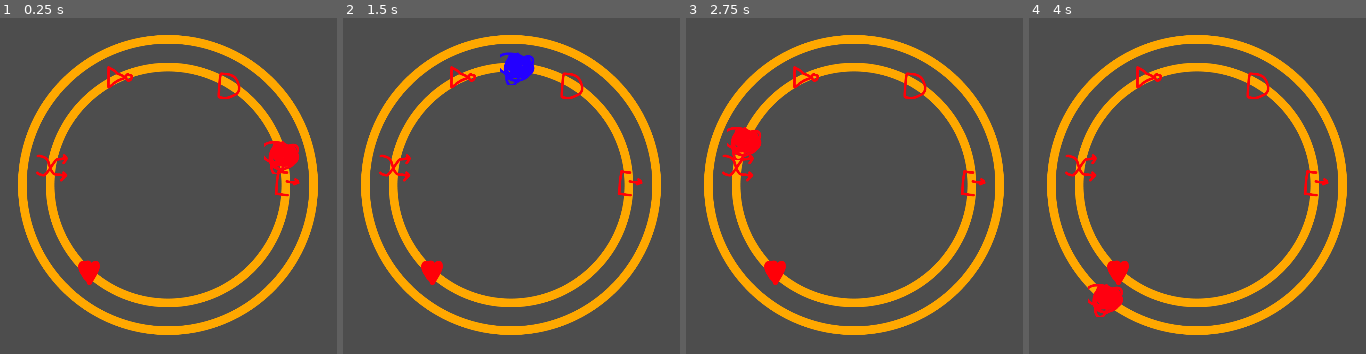
Above: before the commit, frames 1-4 (left to right).
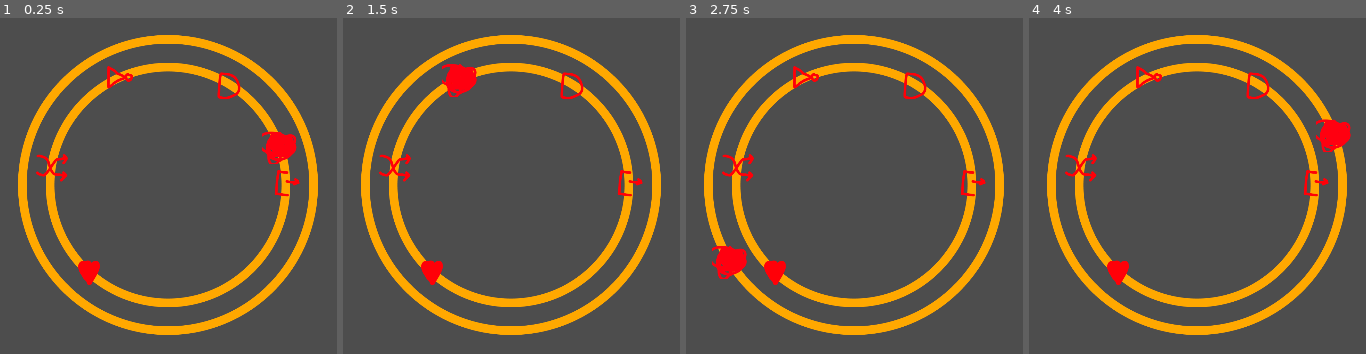
Above: after the commit, the same moments.

Repository: triangle-int/logi-charm
Game: Godot game, scene res://scenes/game.tscn
Same seed, same stepped clock (60 frames per second), same inputs: the game is played once before the commit and once after it.
Inputs (mouse positions are in pixels of both pictures, inside the frame that each line leads up to):
- Up to frame 1 (0.25 s): no input
- Up to frame 2 (1.5 s): move the mouse to (outside the picture) at 0.52 s; move the mouse to (349, 206) at 1.27 s
- Up to frame 3 (2.75 s): move the mouse to (935, 85) at 2.02 s
- Up to frame 4 (4 s): move the mouse to (1157, 273) at 2.77 s; move the mouse to (outside the picture) at 3.52 s

The runs differ from the first frame. In frame 1, 0.6% of the frame differs, in the area x 77-89%, y 33-47%; in frame 2, 1.3%; in frame 3, 1.4%; in frame 4, 1.5%, in the area x 17-96%, y 30-89%.

Commit message:
Fixed radius cringe

Diff:
--- a/scenes/game.tscn
+++ b/scenes/game.tscn
@@ -1,8 +1,8 @@
 [gd_scene load_steps=7 format=3 uid="uid://bgiov8vdeao7u"]
 
 [ext_resource type="Texture2D" uid="uid://skuhewxd3ubq" path="res://sprites/rings/ring_1.png" id="1_i4p3y"]
-[ext_resource type="PackedScene" path="res://scenes/pointer.tscn" id="1_vpf3b"]
-[ext_resource type="Script" path="res://scripts/visualization/ring.gd" id="2_4nl2d"]
+[ext_resource type="Script" path="res://scripts/radiuses.gd" id="1_nei7h"]
+[ext_resource type="PackedScene" uid="uid://b60ca387m477t" path="res://scenes/pointer.tscn" id="1_vpf3b"]
 [ext_resource type="Texture2D" uid="uid://c0248cft72o8a" path="res://sprites/rings/ring_2.png" id="2_68dsl"]
 [ext_resource type="PackedScene" uid="uid://b66fmfjhg1x4p" path="res://scenes/levels/test_level.tscn" id="2_xyqm8"]
 [ext_resource type="Texture2D" uid="uid://dvr68x74iehxd" path="res://sprites/rings/ring_3.png" id="3_b6fgw"]
@@ -13,26 +13,22 @@
 
 [node name="Center" type="Node2D" parent="."]
 
-[node name="Ring1" type="Sprite2D" parent="Center" groups=["rings"]]
+[node name="Rings" type="Node" parent="Center"]
+script = ExtResource("1_nei7h")
+radiuses = Array[float]([169.75, 209.75, 249.75])
+
+[node name="Ring1" type="Sprite2D" parent="Center/Rings"]
 scale = Vector2(0.5, 0.5)
 texture = ExtResource("3_b6fgw")
-script = ExtResource("2_4nl2d")
-radius = 169.75
 
-[node name="Ring2" type="Sprite2D" parent="Center" groups=["rings"]]
+[node name="Ring2" type="Sprite2D" parent="Center/Rings"]
 scale = Vector2(0.5, 0.5)
 texture = ExtResource("2_68dsl")
-script = ExtResource("2_4nl2d")
-index = 1
-radius = 209.75
 
-[node name="Ring3" type="Sprite2D" parent="Center" groups=["rings"]]
+[node name="Ring3" type="Sprite2D" parent="Center/Rings"]
 visible = false
 scale = Vector2(0.5, 0.5)
 texture = ExtResource("1_i4p3y")
-script = ExtResource("2_4nl2d")
-index = 2
-radius = 249.75
 
 [node name="Pointer" parent="Center" instance=ExtResource("1_vpf3b")]
 
--- a/scenes/levels/test_level.tscn
+++ b/scenes/levels/test_level.tscn
@@ -9,7 +9,6 @@
 
 [node name="TestLevel" type="Node"]
 script = ExtResource("1_44y38")
-rings_radius = Array[float]([169.75, 209.75])
 
 [node name="InitComponent" parent="." instance=ExtResource("2_0ogxl")]
 position = Vector2(169.75, 0)
--- a/scenes/pointer.tscn
+++ b/scenes/pointer.tscn
@@ -1,6 +1,6 @@
 [gd_scene load_steps=4 format=3 uid="uid://b60ca387m477t"]
 
-[ext_resource type="Script" path="res://scripts/pointer.gd" id="1_6hmel"]
+[ext_resource type="Script" path="res://scripts/visualization/pointer.gd" id="1_6hmel"]
 [ext_resource type="Texture2D" uid="uid://d2lu0e5r105y" path="res://sprites/pointer/high_pointer.png" id="1_i05om"]
 [ext_resource type="Texture2D" uid="uid://rcr144bjklfm" path="res://sprites/pointer/low_pointer.png" id="3_i3j80"]
 
@@ -10,5 +10,6 @@
 low_sprite = ExtResource("3_i3j80")
 
 [node name="Sprite2D" type="Sprite2D" parent="."]
+z_index = 1
 scale = Vector2(0.4, 0.4)
 texture = ExtResource("1_i05om")
--- a/scripts/level.gd
+++ b/scripts/level.gd
@@ -6,16 +6,16 @@
 signal components_attached
 signal game_over
 
-@export var rings_radius: Array[float]
-
 var end_count = 0
 var activated_count = 0
+
+@onready var rings = $"../Rings"
 
 func _ready():
 	update_components_positions()
 
 	if Engine.is_editor_hint():
-		return;
+		return
 
 	for child in get_children():
 		assert(child is BaseComponent)
@@ -27,7 +27,7 @@
 
 	components_attached.emit()
 
-func _process(delta):
+func _process(_delta: float):
 	if Engine.is_editor_hint():
 		update_components_positions()
 
@@ -39,10 +39,10 @@
 		game_over.emit()
 
 func update_components_positions():
+	if rings == null:
+		return
+
 	for child in get_children():
-		assert(child is BaseComponent)
-		var distance = rings_radius[child.attached_to]
+		var distance = rings.radiuses[child.attached_to]
 		var angle = child.angle
-		var x = cos(angle) * distance
-		var y = -sin(angle) * distance
-		child.position = Vector2(x, y)
+		child.position = Vector2(cos(angle), -sin(angle)) * distance
--- /dev/null
+++ b/scripts/radiuses.gd
@@ -0,0 +1,3 @@
+extends Node
+
+@export var radiuses: Array[float]
--- a/scripts/signal_manager.gd
+++ b/scripts/signal_manager.gd
@@ -4,7 +4,7 @@
 
 signal signal_out(index: int, high: bool, angle_start: float, angle_end: float)
 
-const SLEEP_DURATION = 1.0
+const SLEEP_DURATION = 0.75
 
 var components: Array[BaseComponent] = []
 
@@ -27,7 +27,6 @@
 				next = comp
 
 	signal_out.emit(index, high, from.angle, next.angle)
-
 	get_tree().create_timer(SLEEP_DURATION).timeout.connect(
 		next.receive_signal.bind(index, high)
 	)
--- a/scripts/pointer.gd
+++ b/scripts/visualization/pointer.gd
@@ -4,23 +4,20 @@
 @export var low_sprite: Texture2D
 
 @onready var sprite_2d = $Sprite2D
+@onready var rings = $"../Rings"
 
-var _radius = 0.0
+var radius: float = 0
 
 func _ready():
 	ComponentsSignals.signal_out.connect(_on_signal_out)
 
 func _on_signal_out(index: int, high: bool, from_angle: float, to_angle: float):
 	sprite_2d.texture = high_sprite if high else low_sprite
-
-	var ring = get_tree().get_nodes_in_group("rings").filter(func (r): return r.index == index)[0]
-	_radius = ring.radius
+	to_angle = to_angle if to_angle > from_angle else to_angle + TAU
+	radius = rings.radiuses[index]
 
 	var tween = create_tween()
-	to_angle = to_angle if to_angle > from_angle else to_angle + TAU
 	tween.tween_method(_move_pointer, from_angle, to_angle, ComponentsSignals.SLEEP_DURATION)
 
 func _move_pointer(angle: float):
-	var x = cos(angle) * _radius
-	var y = -sin(angle) * _radius
-	position = Vector2(x, y)
+	position = Vector2(cos(angle), -sin(angle)) * radius
--- a/scripts/visualization/ring.gd
+++ /dev/null
@@ -1,5 +0,0 @@
-class_name Ring
-extends Sprite2D
-
-@export var index: int;
-@export var radius: float;
